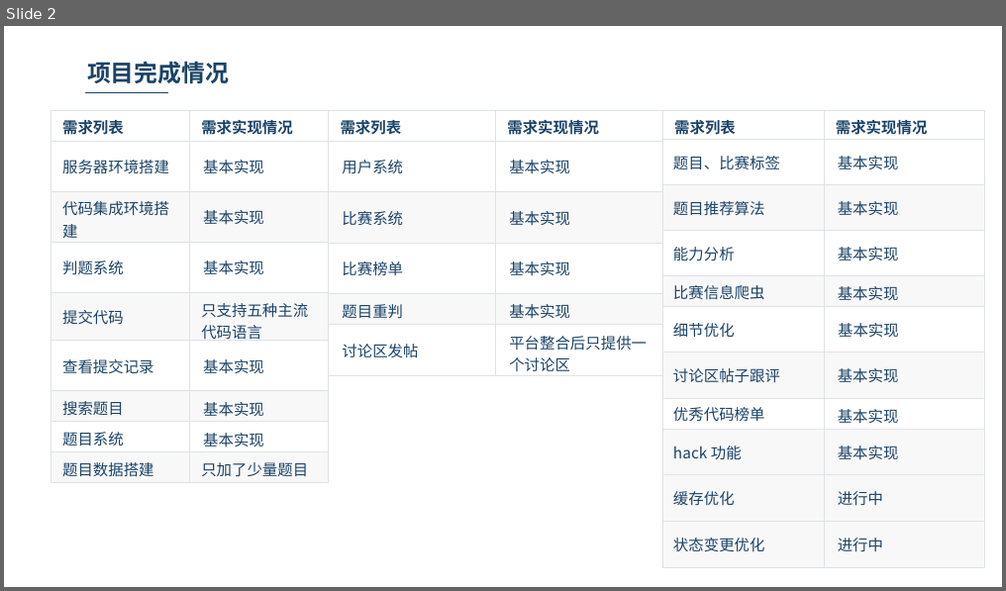
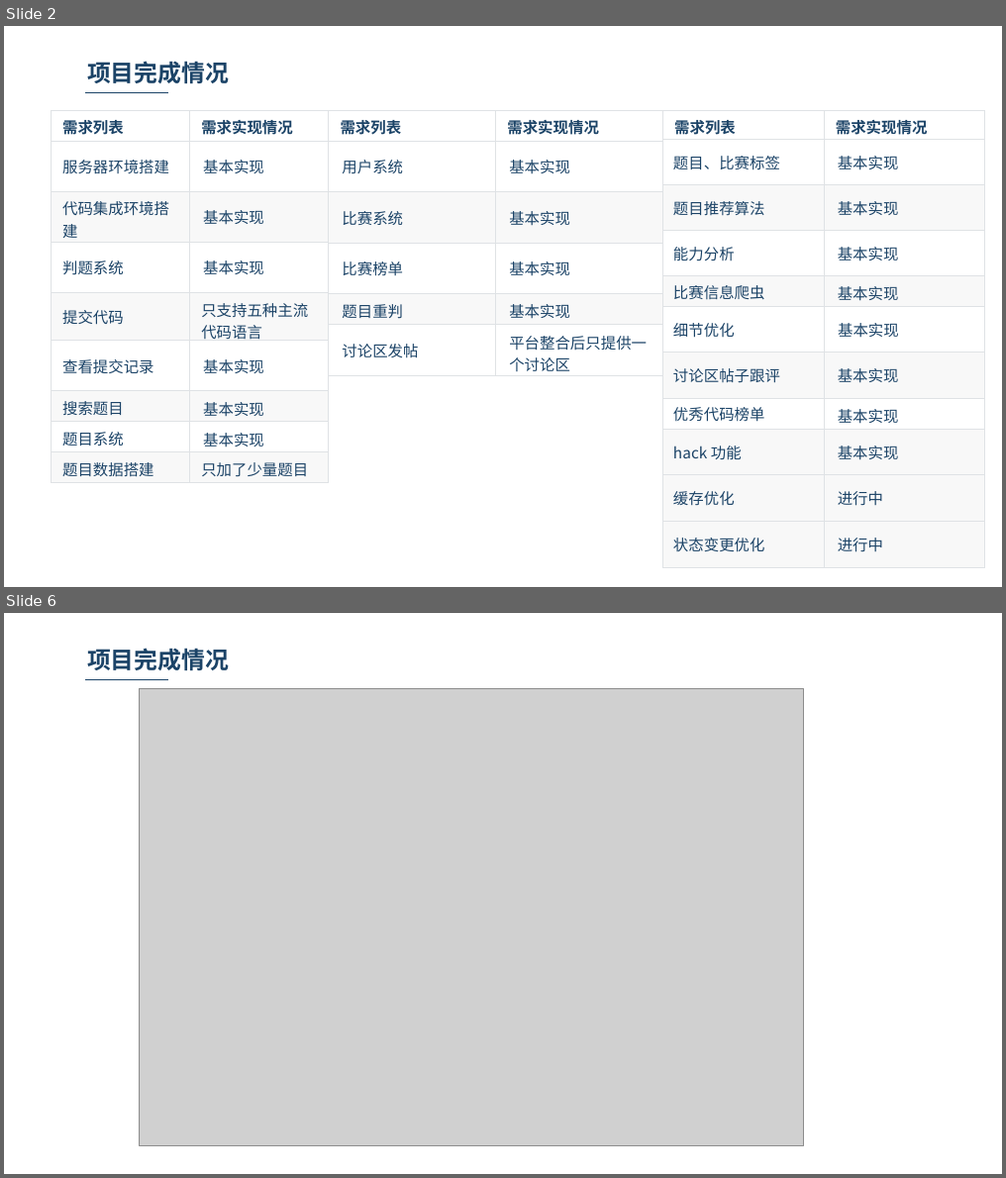
Before and after one commit to WatermelonOj/WORD-PPT, a slide deck: PPT/发布与部署.pptx. Shown one above the other, each under a label of ours: slide 2 before the commit, slides 2 and 6 after it; the slides between them are not shown. The pictures are 1006x591 and 1006x1178 pixels, drawn with LibreOffice and Linux fonts; fonts in the diff are those of the drawing; grey boxes stand for pictures; background and template pictures are left out. Boxes give left, top, right and bottom in pixels: in the first picture for what was removed or moved away, otherwise in the second. Text is boxed around its words. In the diff, an @@ line names an element or a change of style, - is before the commit and + after.

```diff
--- a/PPT/发布与部署.pptx
+++ b/PPT/发布与部署.pptx
@@ slide 6 added at (4,613,1002,1174), background picture (left out) @@
@@ text added at (87,648,229,670), 17 pt, text #1B4367, bold @@
+项目完成情况
@@ line added from (86, 680) to (168, 680), #1B4367 0.75 pt @@
@@ picture added at (140,688,804,1145) @@
```
Also in this commit, not shown: 5 slides changed, 3 other slides added.
